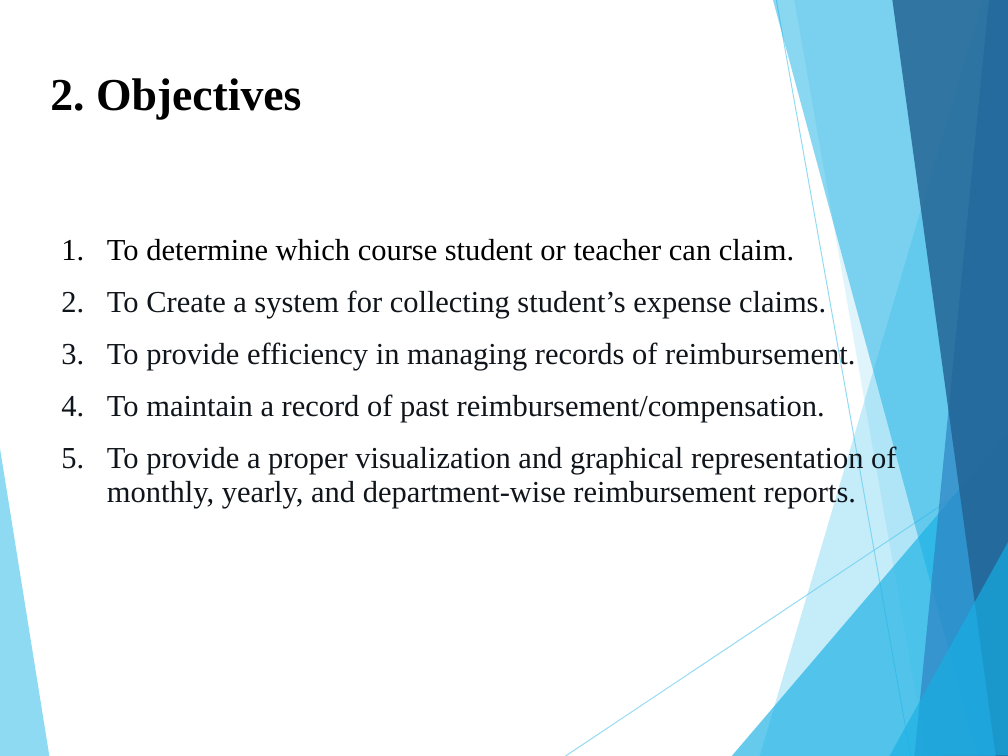
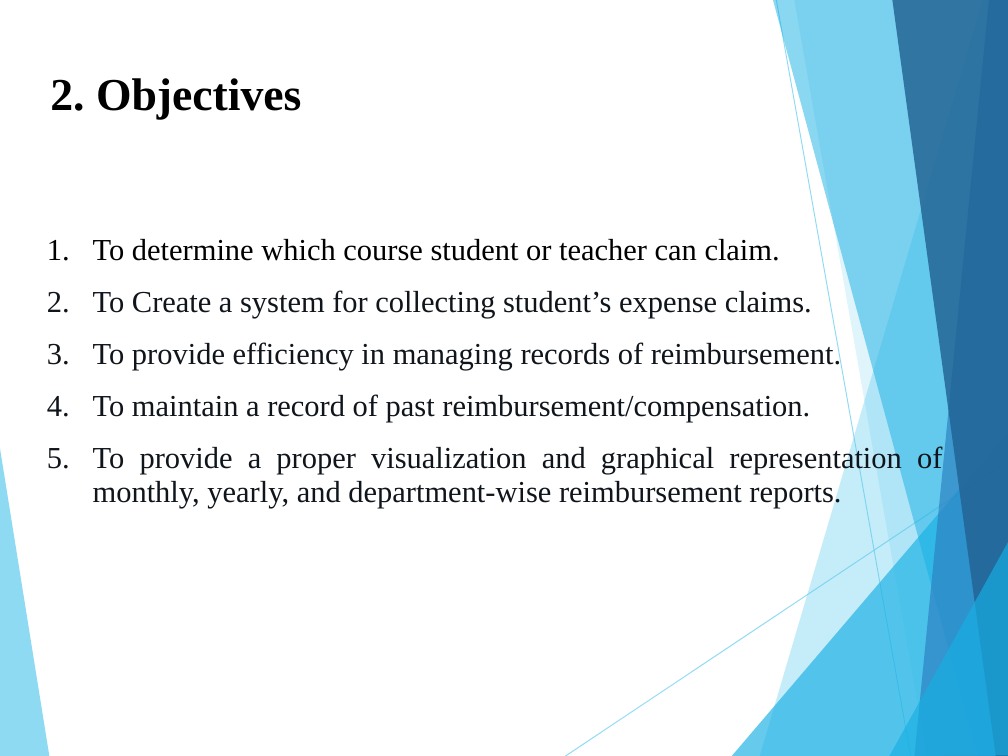
Before and after one commit to rahul007-bit/Reimbursement, a slide deck: slide 4 of Reimbursement Services PPT.pptx. Drawn at 1008x756 pixels with LibreOffice and Linux fonts; fonts in the diff are those of the drawing. Boxes give left, top, right and bottom in pixels: in the first picture for what was removed or moved away, otherwise in the second. Text is boxed around its words. In the diff, an @@ line names an element or a change of style, - is before the commit and + after.

```diff
--- a/Reimbursement Services PPT.pptx
+++ b/Reimbursement Services PPT.pptx
@@ text "To determine which course student ..." moved from (x1=107, y1=239, x2=896, y2=508) to (x1=93, y1=239, x2=942, y2=508) @@
@@ text "To determine which course student ..." at (x1=93, y1=239, x2=942, y2=508): alignment left to justified @@
```
Also in this commit, not shown: 9 other slides changed, 1 slide added, 10 other files.
